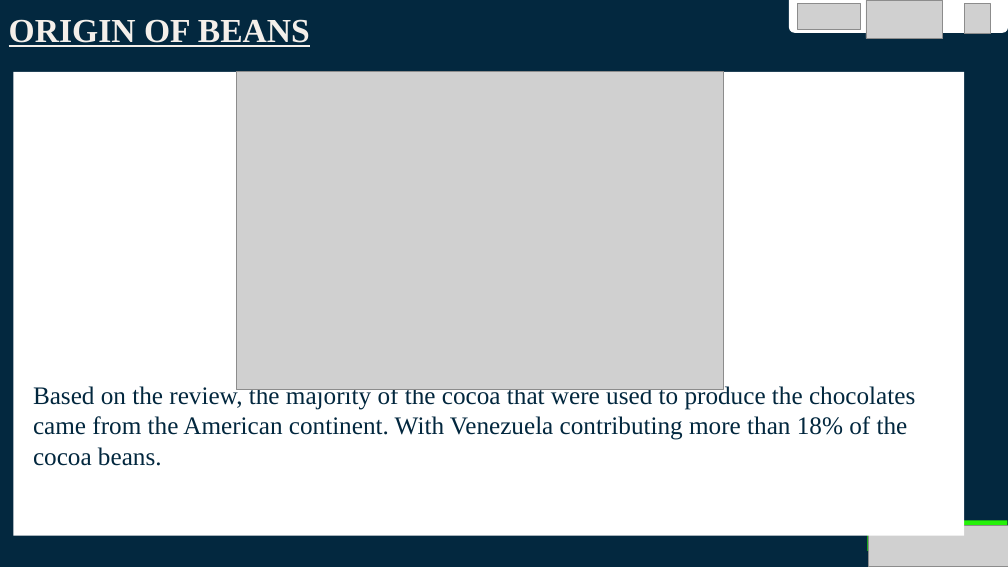
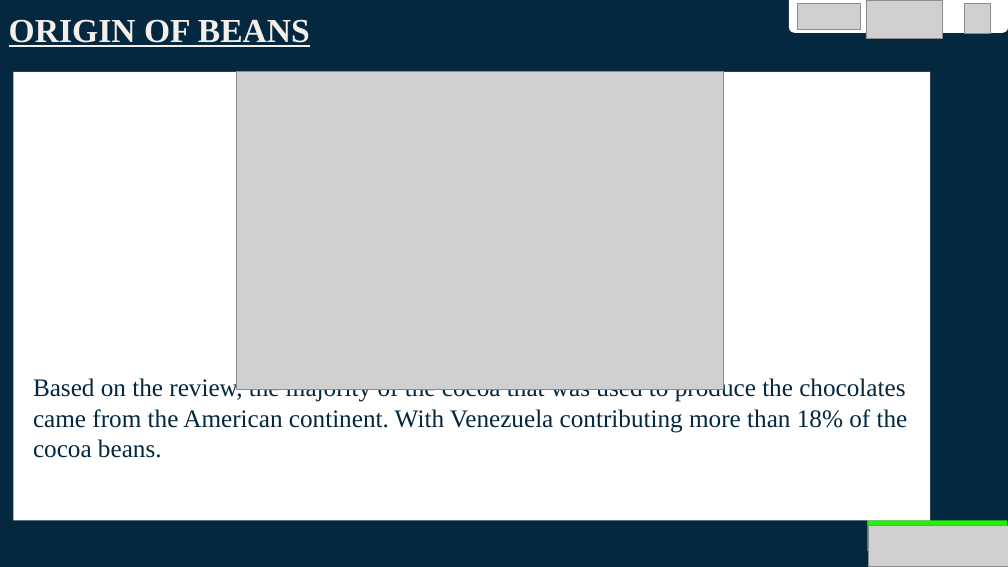
Before and after one commit to Daksam/Group-1-EDA-project, a slide deck: slide 9 of Group 1 EDA Project DIGICAP.pptx. Drawn at 1008x567 pixels with LibreOffice and Linux fonts; fonts in the diff are those of the drawing; grey boxes stand for pictures. Boxes give left, top, right and bottom in pixels: in the first picture for what was removed or moved away, otherwise in the second. Text is boxed around its words. In the diff, an @@ line names an element or a change of style, - is before the commit and + after.

```diff
--- a/Group 1 EDA Project DIGICAP.pptx
+++ b/Group 1 EDA Project DIGICAP.pptx
@@ subtitle "Based on the review, the ...": place and size @@
-subtitle "Based on the review, the ..." at (14,72,965,536)
+subtitle "Based on the review, the ..." at (14,72,931,520)
@@ subtitle at (33,376,908,458): text changed @@
-Based on the review, the majority of the cocoa that were used to produce the chocolates came from the American continent. With Venezuela contributing more than 18% of the cocoa beans.
+Based on the review, the majority of the cocoa that was used to produce the chocolates came from the American continent. With Venezuela contributing more than 18% of the cocoa beans.
```
Also in this commit, not shown: 9 other slides changed, 1 slide added.
